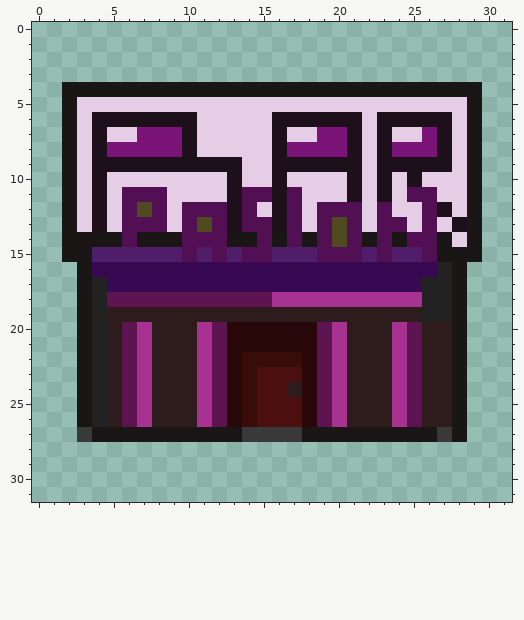
File history of a pixel-art sprite, sprites/PASIONBAR.png. The picture above was drawn from the file before the commit.
The file is 32x32 pixels. Colours within 5 levels of each other are drawn and written as one.
The result:
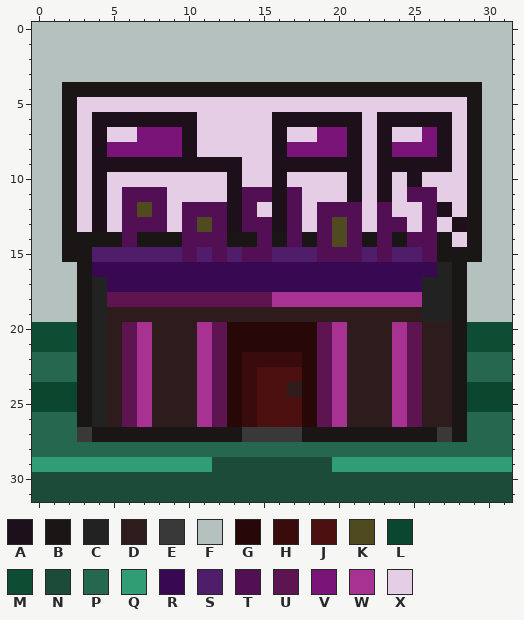
Palette (. is transparent): A #1d101b  B #1a1616  C #232222  D #2e1b1b  E #393939  F #b5c1be  G #270707  H #3a0b0b  J #4b0f0f  K #4f4a1f  L #0b462f  M #0e4c34  N #1c4b39  P #25684f  Q #319d74  R #380852  S #4f1d6a  T #520f54  U #5e1451  V #7a1478  W #a73292  X #e5cde5
Difference:
y 0..3: x 0..31 ................................ -> FFFFFFFFFFFFFFFFFFFFFFFFFFFFFFFF
y 4..15: x 0..1 .. -> FF; x 30..31 .. -> FF
y 16..19: x 0..2 ... -> FFF; x 29..31 ... -> FFF
y 20..21: x 0..2 ... -> MMM; x 29..31 ... -> MMM
y 22..23: x 0..2 ... -> PPP; x 29..31 ... -> PPP
y 24..25: x 0..2 ... -> LLL; x 29..31 ... -> LLL
y 26..27: x 0..2 ... -> PPP; x 29..31 ... -> PPP
y 28: x 0..31 ................................ -> PPPPPPPPPPPPPPPPPPPPPPPPPPPPPPPP
y 29: x 0..31 ................................ -> QQQQQQQQQQQQNNNNNNNNQQQQQQQQQQQQ
y 30..31: x 0..31 ................................ -> NNNNNNNNNNNNNNNNNNNNNNNNNNNNNNNN
Boxes around the changes in both pictures, in picture pixels (x1, y1, x2, y2):
added: (32, 22, 512, 502)
